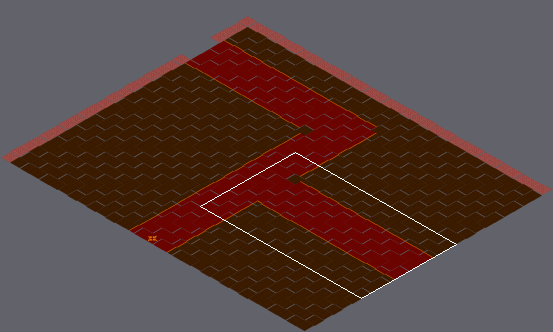
Two versions of a level (Tiled map (JSON), assets/tiledmap/Levels/Level0.json). The first picture is a wide view before the edit; the outline marks the close-up.
Close-up. Before the commit:
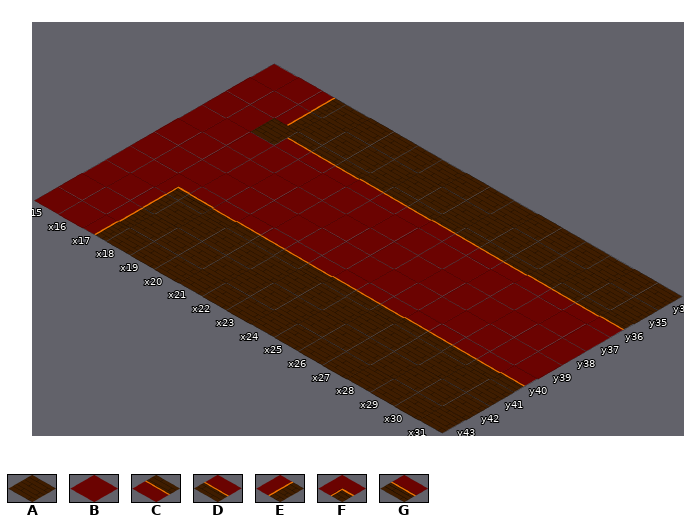
Cells are 182x104 px. Isometric: x runs down to the right, y down to the left. Shown: x 15..31, y 34..43. The commit also changed other parts of the map, which this record leaves out.
Key: from "floor": A 0, B 1, C 6, D 6 turned 180, E 8, F 9, G 10.
_ is an empty cell.
Layer "wall" before, first column x 15:
34 BBEAAAAAAAAAAAAAA
35 BBEAAAAAAAAAAAAAA
36 BBACCCCCCCCCCCCCC
37 BBBBBBBBBBBBBBBBB
38 BBBBBBBBBBBBBBBBB
39 BBBBBBBBBBBBBBBBB
40 BBFGDDDDDDDDDDDDD
41 BBEAAAAAAAAAAAAAA
42 BBEAAAAAAAAAAAAAA
43 BBEAAAAAAAAAAAAAA
New version:
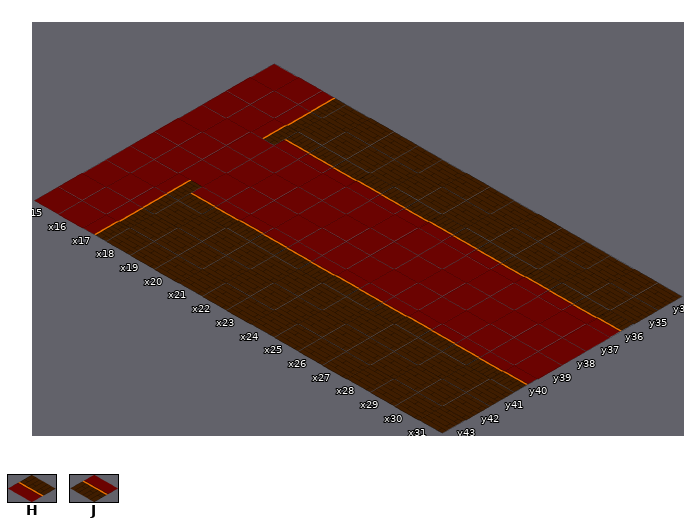
Further tiles: from "floor": H 4 flipped left-right, J 4 flipped up-down.
The edit:
Layer "floor":
y 36: x 17..31 _______________ -> EHHHHHHHHHHHHHH
y 40: x 17..31 _______________ -> EJJJJJJJJJJJJJJ
Layer "wall":
y 36: x 17..31 ACCCCCCCCCCCCCC -> _______________
y 40: x 17..31 FGDDDDDDDDDDDDD -> _______________
Boxes around the changes in both close-ups, in picture pixels (x1, y1, x2, y2):
changed: (166, 118, 634, 392)
